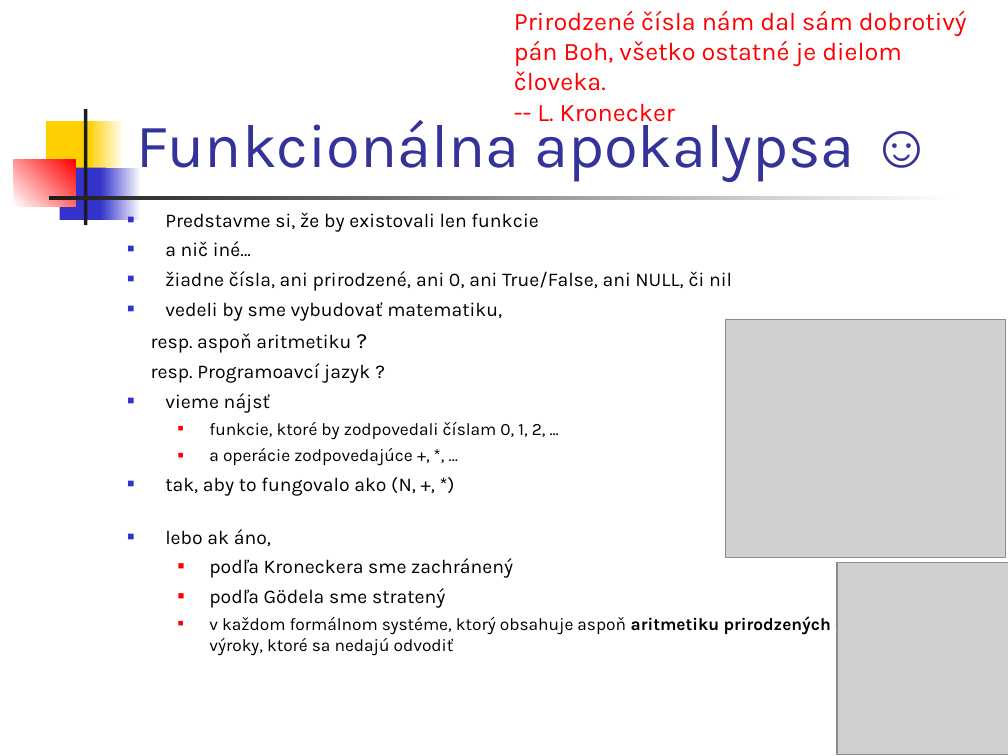
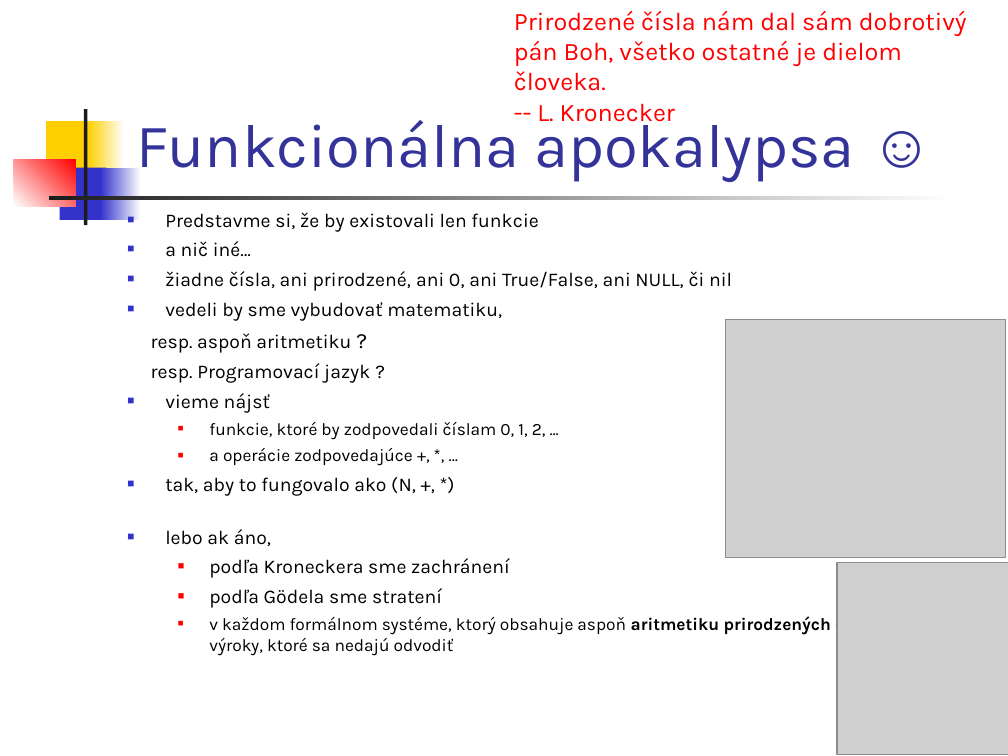
Before and after one commit to Funkcionalne/Prednasky, a slide deck: slide 17 of 01/01_fpro.ppt (slide 12 before the commit). Drawn at 1008x756 pixels with LibreOffice and Linux fonts; fonts in the diff are those of the drawing; grey boxes stand for pictures. Boxes give left, top, right and bottom in pixels: in the first picture for what was removed or moved away, otherwise in the second. Text is boxed around its words. In the diff, an @@ line names an element or a change of style, - is before the commit and + after.

```diff
--- a/01/01_fpro.ppt
+++ b/01/01_fpro.ppt
@@ text at bbox=[151, 363, 370, 383]: text changed @@
-resp. Programoavcí jazyk ?
+resp. Programovací jazyk ?
@@ text at bbox=[209, 558, 510, 608]: text changed @@
-  ■ podľa Kroneckera sme zachránený
-  ■ podľa Gödela sme stratený
+  ■ podľa Kroneckera sme zachránení
+  ■ podľa Gödela sme stratení
```
Also in this commit, not shown: 1 other slide changed, 6 slides added, 7 other files.
